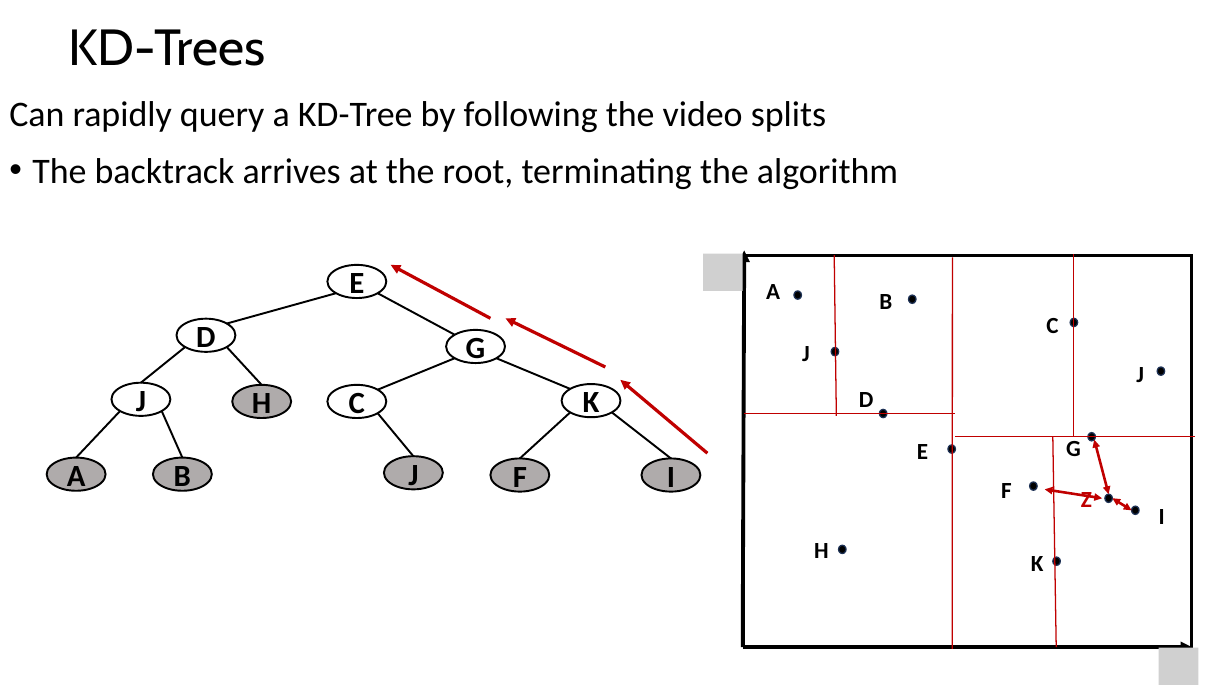
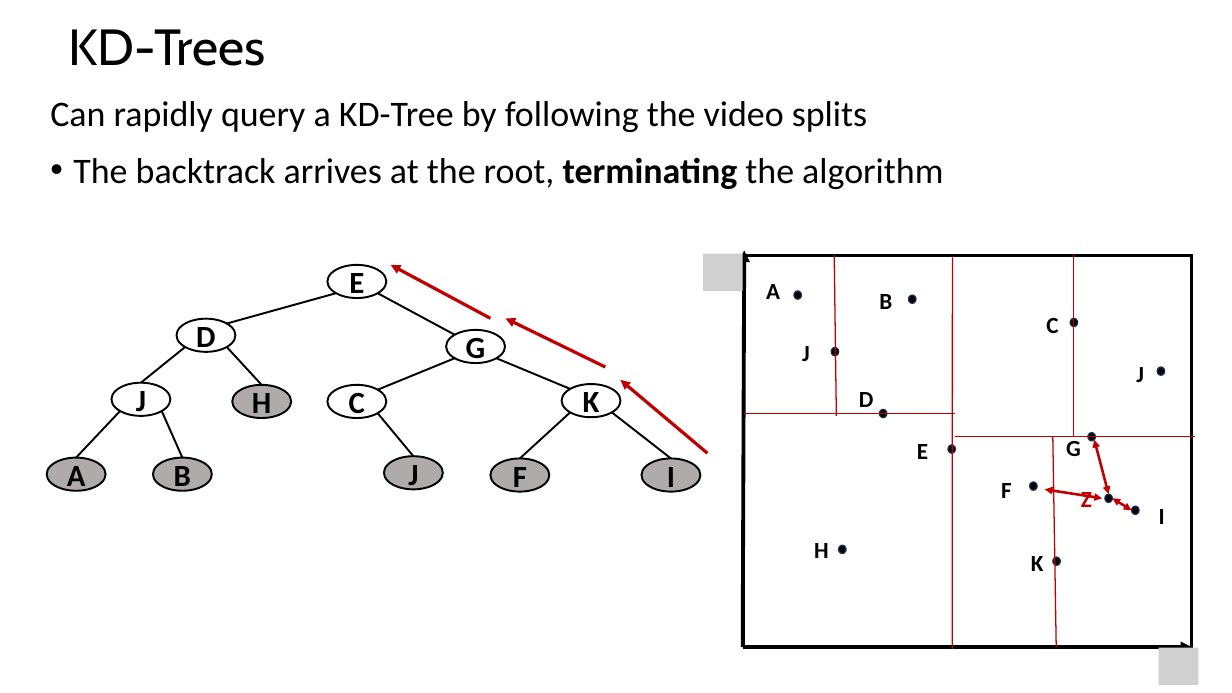
Before and after one commit to StephenElston/CSCI-E-108, a slide deck: slide 17 of slides/5_HighDimensionalSlimilarity_LSH.pptx (slide 19 before the commit). Drawn at 1232x693 pixels with LibreOffice and Linux fonts; fonts in the diff are those of the drawing; grey boxes stand for pictures. Boxes give left, top, right and bottom in pixels: in the first picture for what was removed or moved away, otherwise in the second. Text is boxed around its words. In the diff, an @@ line names an element or a change of style, - is before the commit and + after.

Commit message:
Added slides for KD-tree and LSH examples

```diff
--- a/slides/5_HighDimensionalSlimilarity_LSH.pptx
+++ b/slides/5_HighDimensionalSlimilarity_LSH.pptx
@@ text "Can rapidly query a KD-Tree ...": place and size @@
-text "Can rapidly query a KD-Tree ..." at (9,101,898,189)
+text "Can rapidly query a KD-Tree ..." at (50,101,943,189)
@@ text at (73,157,943,189): bold on in "terminating" @@
```
Also in this commit, not shown: 8 other slides changed, 2 slides added, 2 slides removed.
